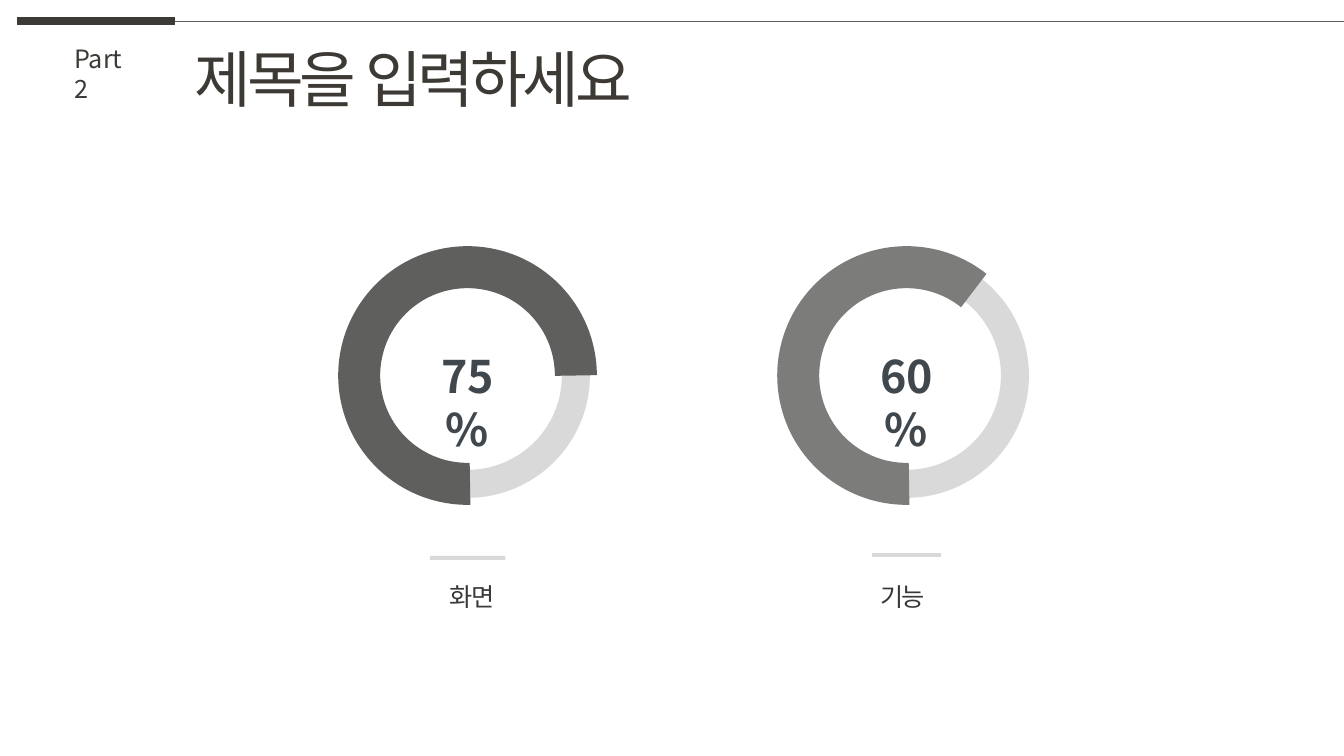
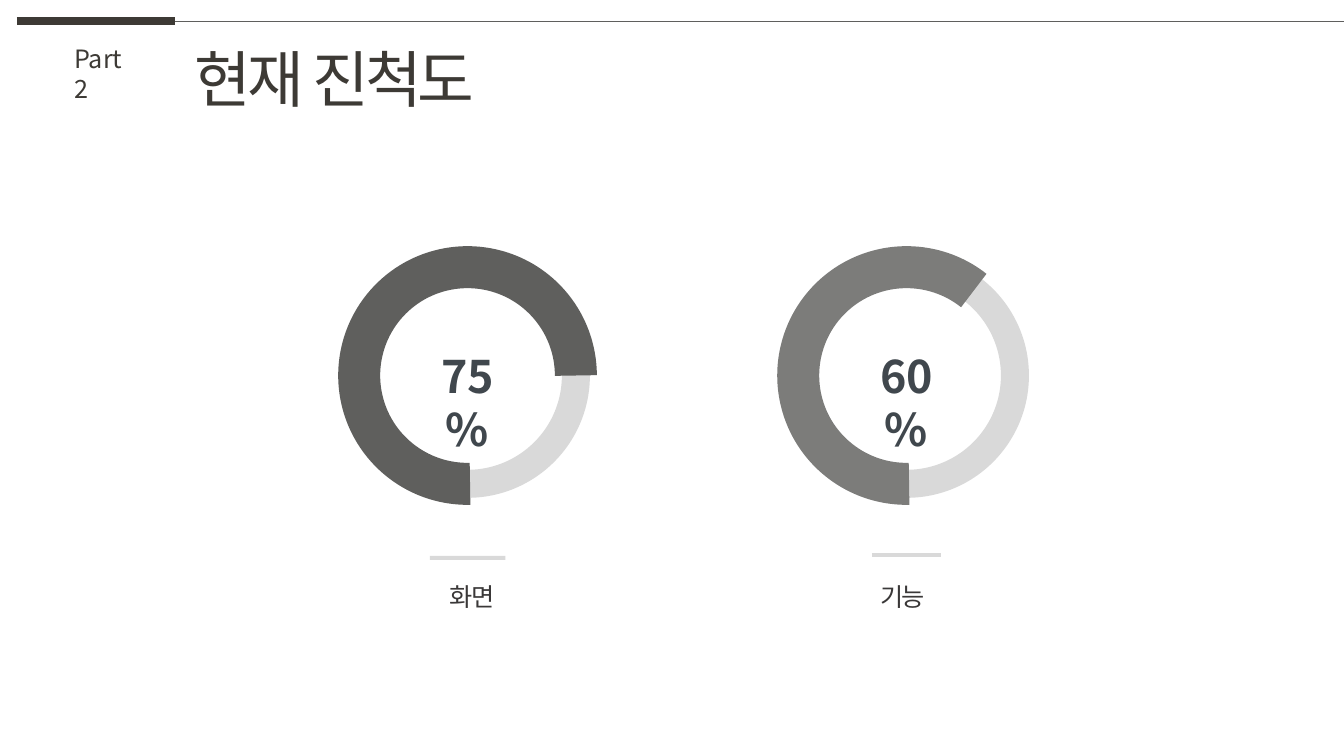
Before and after one commit to ostrichick/MaruProject, a slide deck: slide 7 of 20220929_teamA.pptx. Drawn at 1344x756 pixels with LibreOffice and Linux fonts; fonts in the diff are those of the drawing. Boxes give left, top, right and bottom in pixels: in the first picture for what was removed or moved away, otherwise in the second. Text is boxed around its words. In the diff, an @@ line names an element or a change of style, - is before the commit and + after.

```diff
--- a/20220929_teamA.pptx
+++ b/20220929_teamA.pptx
@@ text at box(195, 51, 475, 107): text changed @@
-제목을 입력하세요
+현재 진척도
```
Also in this commit, not shown: 3 other slides changed, 8 other files.
